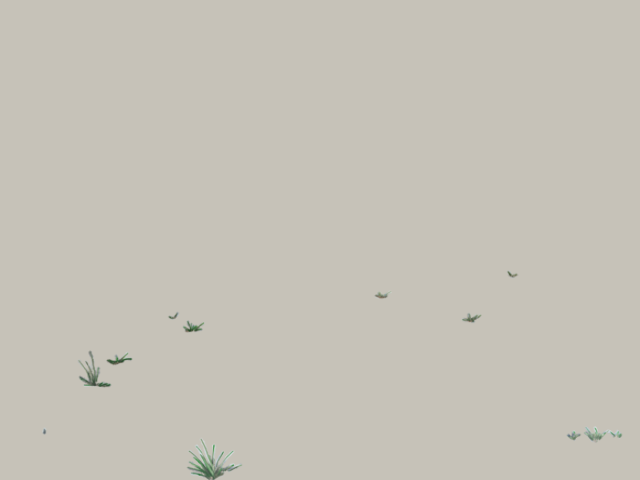
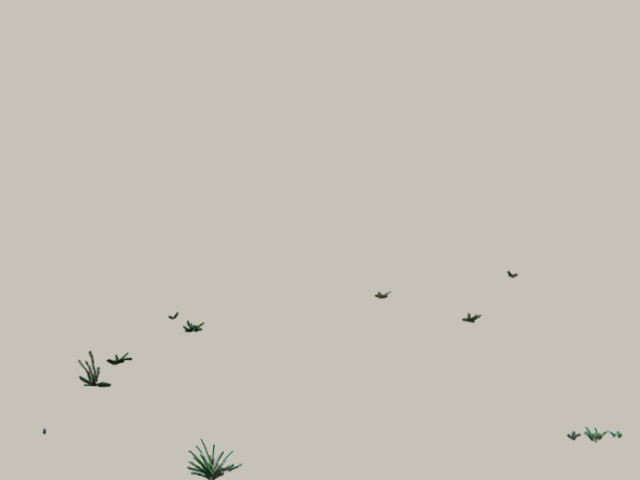
The second 640 × 480 image is a revision of the first. Changes to its layers:
added layer "Road1.png copy" (multiply) above "Road1.png" over (42, 270, 623, 480)
